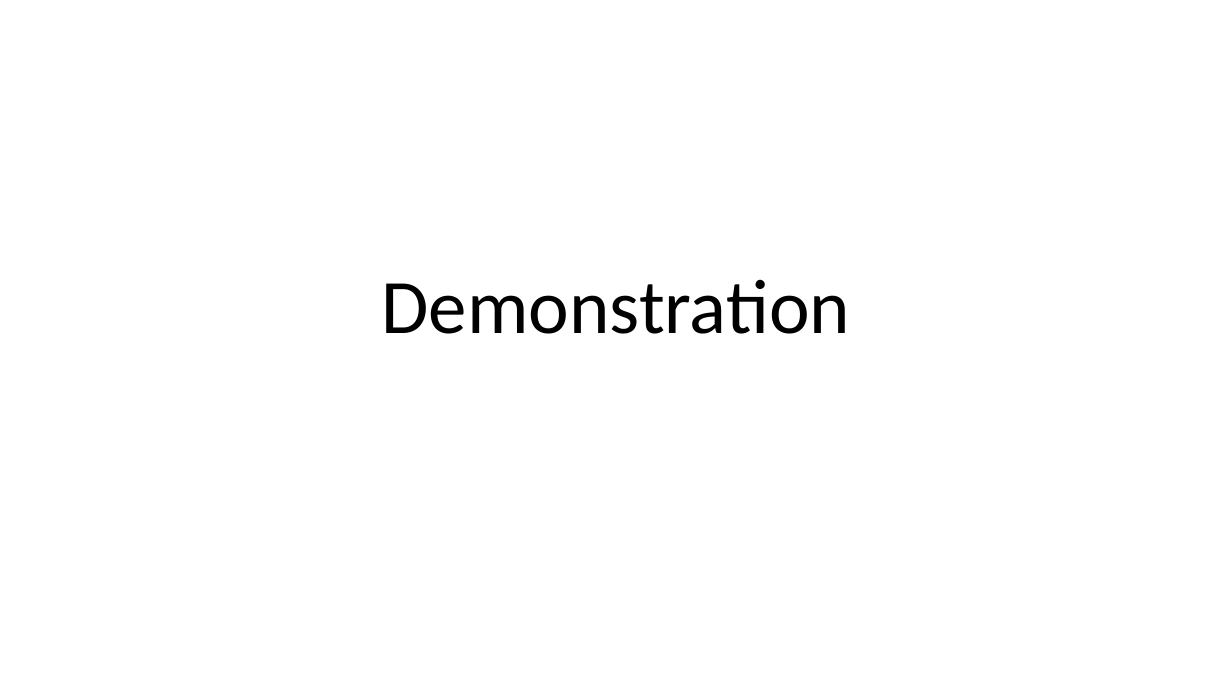
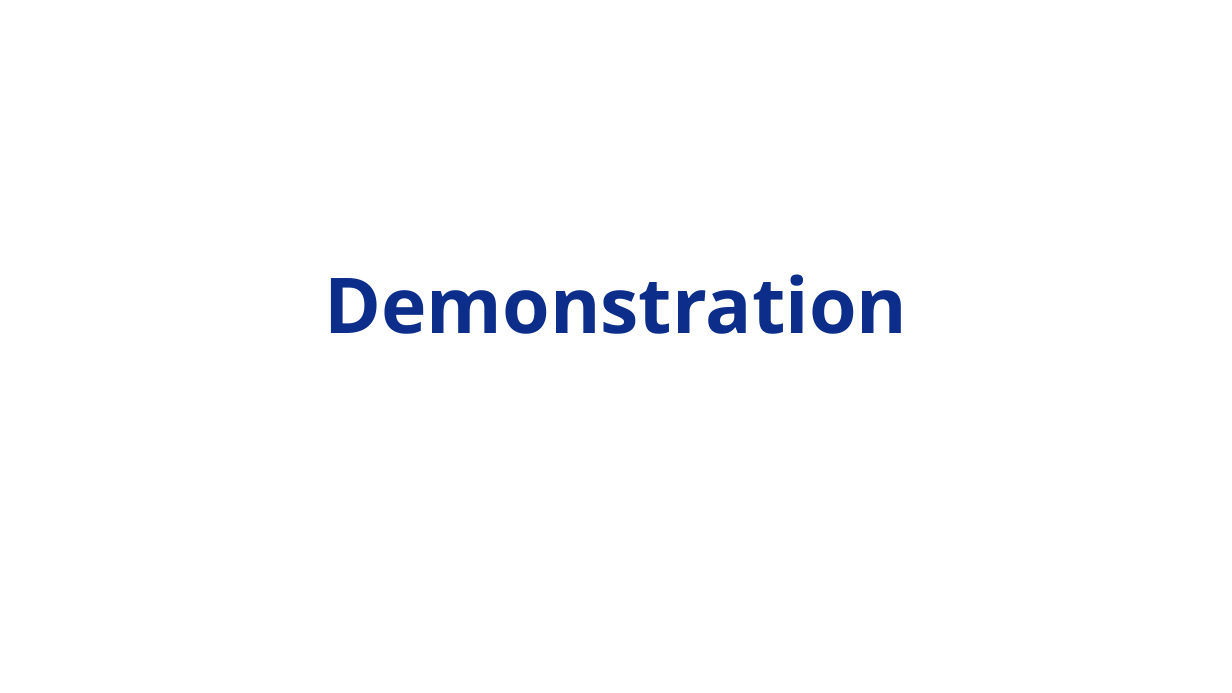
Before and after one commit to Adamanatite/nlp-global-news-monitor, a slide deck: slide 5 of research/Usability Testing Presentation.pptx. Drawn at 1232x693 pixels with LibreOffice and Linux fonts; fonts in the diff are those of the drawing. Boxes give left, top, right and bottom in pixels: in the first picture for what was removed or moved away, otherwise in the second. Text is boxed around its words. In the diff, an @@ line names an element or a change of style, - is before the commit and + after.

```diff
--- a/research/Usability Testing Presentation.pptx
+++ b/research/Usability Testing Presentation.pptx
@@ title "Demonstration" at [324, 274, 907, 334]: font Calibri to Open Sans, text colour #000000 to #0C2E8A, bold on @@
```
Also in this commit, not shown: 2 other slides changed, 2 slides added, 2 slides removed, 3 other files.
